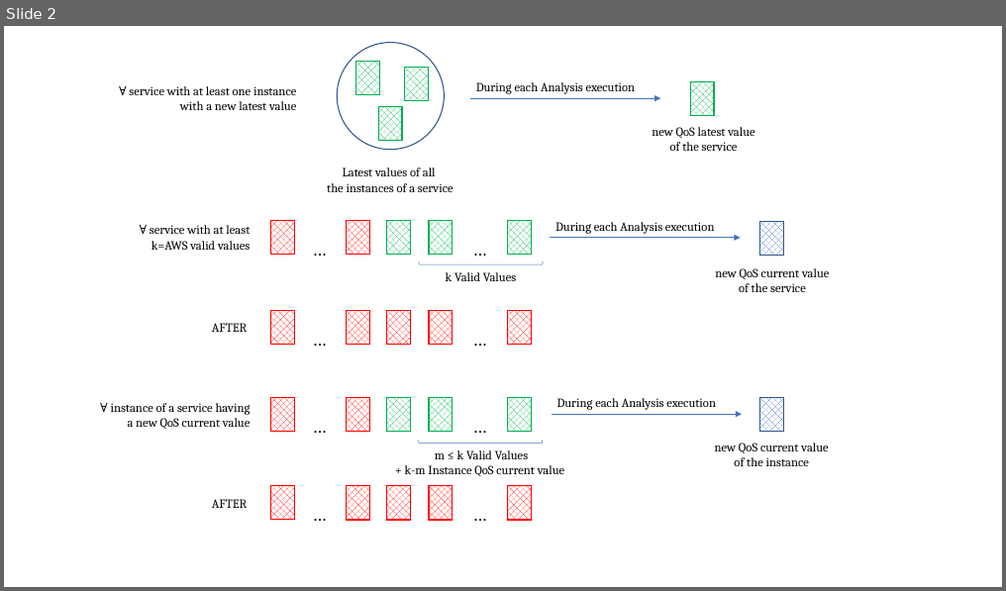
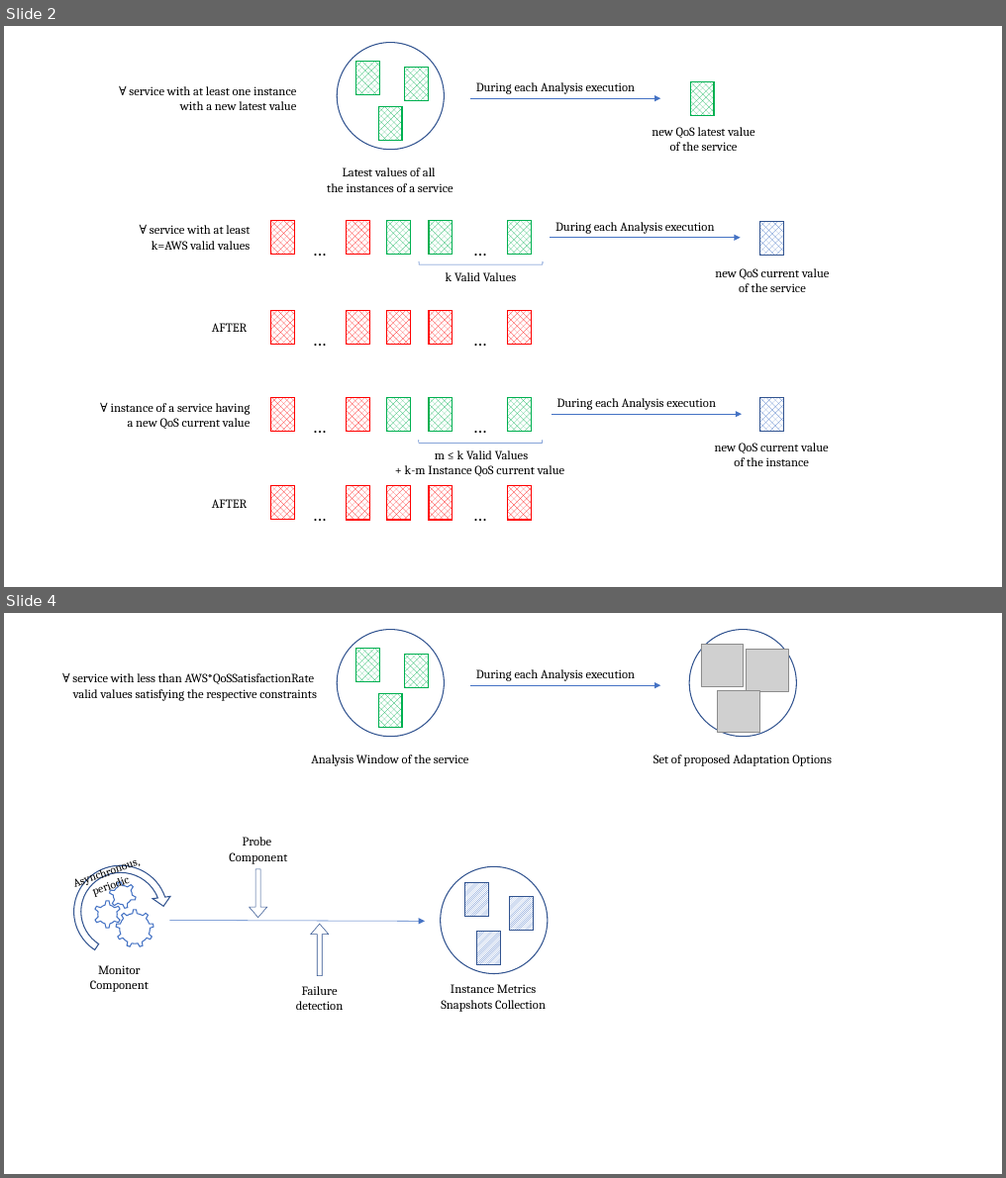
Before and after one commit to ramses-sas/ramses-sefa-SAS, a slide deck: documents/Managing System/MetricsAndQoS/MetricsAndQoS copia.pptx. Shown one above the other, each under a label of ours: slide 2 before the commit, slides 2 and 4 after it; the slides between them are not shown. The pictures are 1006x591 and 1006x1178 pixels, drawn with LibreOffice and Linux fonts; fonts in the diff are those of the drawing; grey boxes stand for pictures. Boxes give left, top, right and bottom in pixels: in the first picture for what was removed or moved away, otherwise in the second. Text is boxed around its words. In the diff, an @@ line names an element or a change of style, - is before the commit and + after.

```diff
--- a/documents/Managing System/MetricsAndQoS/MetricsAndQoS copia.pptx
+++ b/documents/Managing System/MetricsAndQoS/MetricsAndQoS copia.pptx
@@ slide 4 added at (4,613,1002,1174), background #FFFFFF @@
@@ ellipse added at (338,630,445,737), fill #FFFFFF, outline #325491 1 pt @@
@@ ellipse added at (690,630,797,737), fill #FFFFFF, outline #325491 1 pt @@
@@ rectangle added at (355,649,380,682), fill pattern #00B050 on #FFFFFF, outline #00B050 1 pt @@
@@ rectangle added at (405,654,429,687), fill pattern #00B050 on #FFFFFF, outline #00B050 1 pt @@
@@ text added at (476,669,636,681), 12 pt, text #000000 @@
+During each Analysis execution
@@ picture added at (701,645,743,686) @@
@@ picture added at (746,650,788,691) @@
@@ text added at (72,673,317,701), 12 pt, text #000000 @@
+∀ service with less than AWS*QoSSatisfactionRate
+valid values satisfying the respective constraints
@@ rectangle added at (378,694,402,728), fill pattern #00B050 on #FFFFFF, outline #00B050 1 pt @@
@@ arrow added from (470, 685) to (660, 685), #4472C4 0.5 pt @@
@@ picture added at (718,690,759,732) @@
@@ text added at (311,755,469,766), 12 pt, text #000000 @@
+Analysis Window of the service
@@ text added at (653,755,832,766), 12 pt, text #000000 @@
+Set of proposed Adaptation Options
@@ text added at (50,844,195,993), 11 pt, text #000000 @@
+Asynchronous, periodic
@@ text added at (229,837,287,864), 12 pt, text #000000 @@
+Probe
+Component
@@ circular arrow added at (68,861,172,962), outline #325491 1 pt @@
@@ gear added at (107,878,140,912), outline #4472C4 1 pt @@
@@ up arrow added at (250,869,267,919), outline #325491 0.5 pt @@
@@ ellipse added at (441,866,548,973), outline #325491 1 pt @@
@@ gear added at (94,900,122,928), outline #4472C4 1 pt @@
@@ gear added at (116,909,153,948), outline #4472C4 1 pt @@
@@ rectangle added at (465,883,489,917), fill pattern #4472C4 on #FFFFFF, outline #325491 1 pt @@
@@ rectangle added at (510,897,534,931), fill pattern #4472C4 on #FFFFFF, outline #325491 1 pt @@
@@ arrow added from (170, 921) to (425, 922), #4472C4 0.5 pt @@
@@ up arrow added at (311,925,329,976), outline #325491 0.5 pt @@
@@ rectangle added at (477,931,501,964), fill pattern #4472C4 on #FFFFFF, outline #325491 1 pt @@
@@ text added at (90,965,149,992), 12 pt, text #000000 @@
+Monitor Component
@@ text added at (296,986,344,1010), 12 pt, text #000000 @@
+Failure
+detection
@@ text added at (441,984,546,1012), 12 pt, text #000000 @@
+Instance Metrics Snapshots Collection
```
Also in this commit, not shown: 1 slide changed, 2 other slides added, 5 other files.
